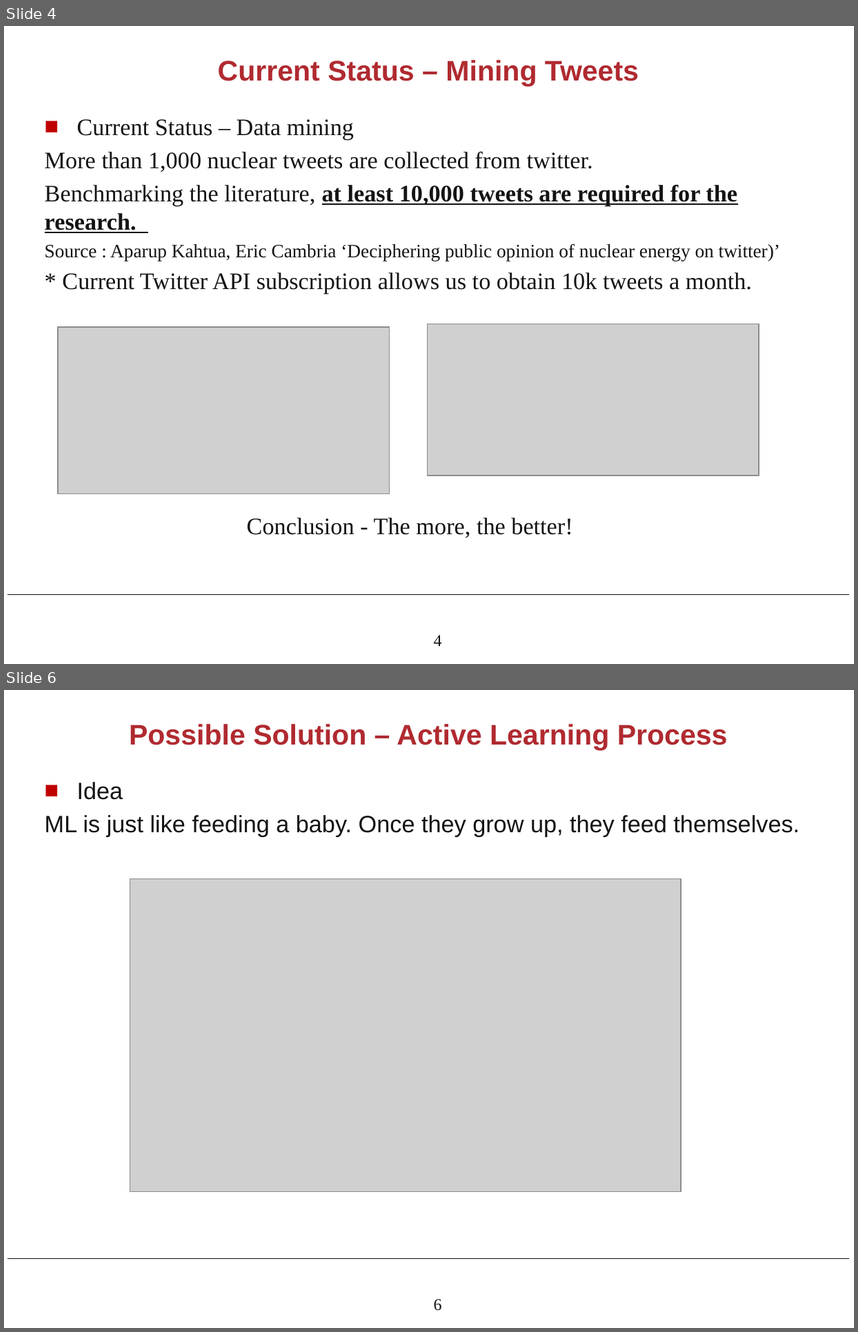
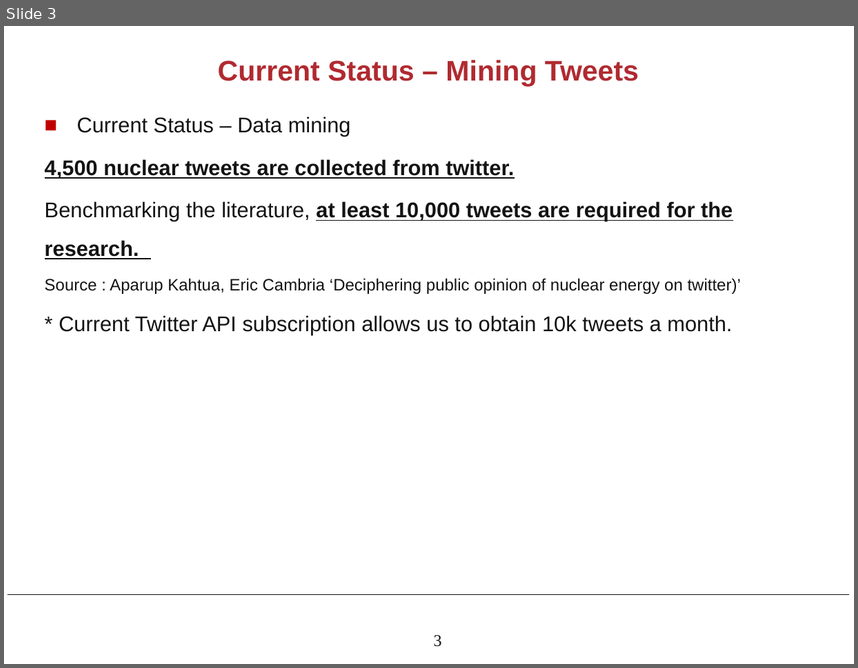
Before and after one commit to army17929/NLP, a slide deck: meeting_slides/week3.pptx. Shown one above the other, each under a label of ours: slides 4 and 6 before the commit, slide 3 after it; the slides between them are not shown. The pictures are 858x1332 and 858x668 pixels, drawn with LibreOffice and Linux fonts; fonts in the diff are those of the drawing; grey boxes stand for pictures; background and template pictures are left out. Boxes give left, top, right and bottom in pixels: in the first picture for what was removed or moved away, otherwise in the second. Text is boxed around its words. In the diff, an @@ line names an element or a change of style, - is before the commit and + after.

```diff
--- a/meeting_slides/week3.pptx
+++ b/meeting_slides/week3.pptx
@@ slide 6 removed at (4, 690, 854, 1328), background #FFFFFF; not listed: 2 template elements that a slide beside it also shows @@
@@ title removed at (129, 724, 728, 751) @@
-Possible Solution – Active Learning Process
@@ text removed at (45, 782, 800, 836) @@
-■ Idea
-ML is just like feeding a baby. Once they grow up, they feed themselves.
@@ picture removed at (130, 879, 681, 1192) @@
@@ what was slide 4 is now slide 3 @@
@@ slide 3 changed as well @@
@@ text at (45, 116, 741, 335): size 20 to 18 pt in "Current Status – Data mining", "Benchmarking the literature, at least 10,000 tweets ...", "* Current Twitter API subscription allows us ..."; font Times New Roman to Arial in "Current Status – Data mining", "Benchmarking the literature, at least 10,000 tweets ...", "Source : Aparup Kahtua, Eric Cambria ‘Deciphering ...", "* Current Twitter API subscription allows us ..."; size 16 to 14 pt in "Source : Aparup Kahtua, Eric Cambria ‘Deciphering ..."; line spacing 1 to 1.5 @@
@@ text at (45, 159, 514, 178): text changed; size 20 to 18 pt; font Times New Roman to Arial; bold on @@
-More than 1,000 nuclear tweets are collected from twitter.
+4,500 nuclear tweets are collected from twitter.
@@ picture removed at (58, 327, 389, 494) @@
@@ picture removed at (428, 323, 759, 474) @@
@@ text removed at (247, 517, 573, 537) @@
-Conclusion - The more, the better!
@@ page number at (434, 635, 442, 646): text changed @@
-4
+3
```
Also in this commit, not shown: 2 other slides changed, 7 slides added, 4 other slides removed, 15 other files.
